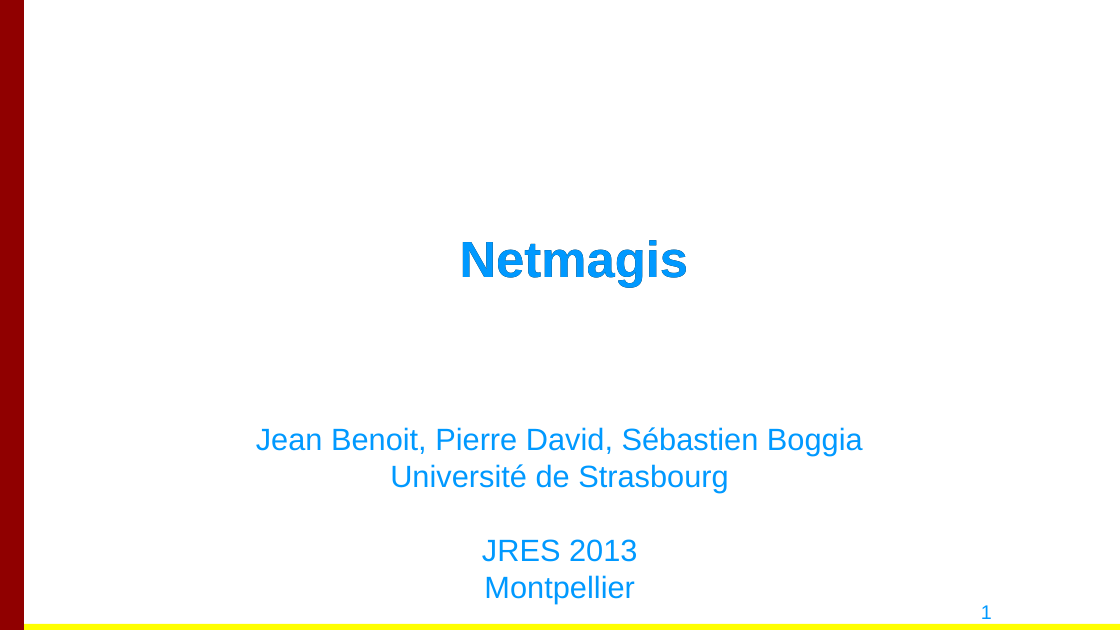
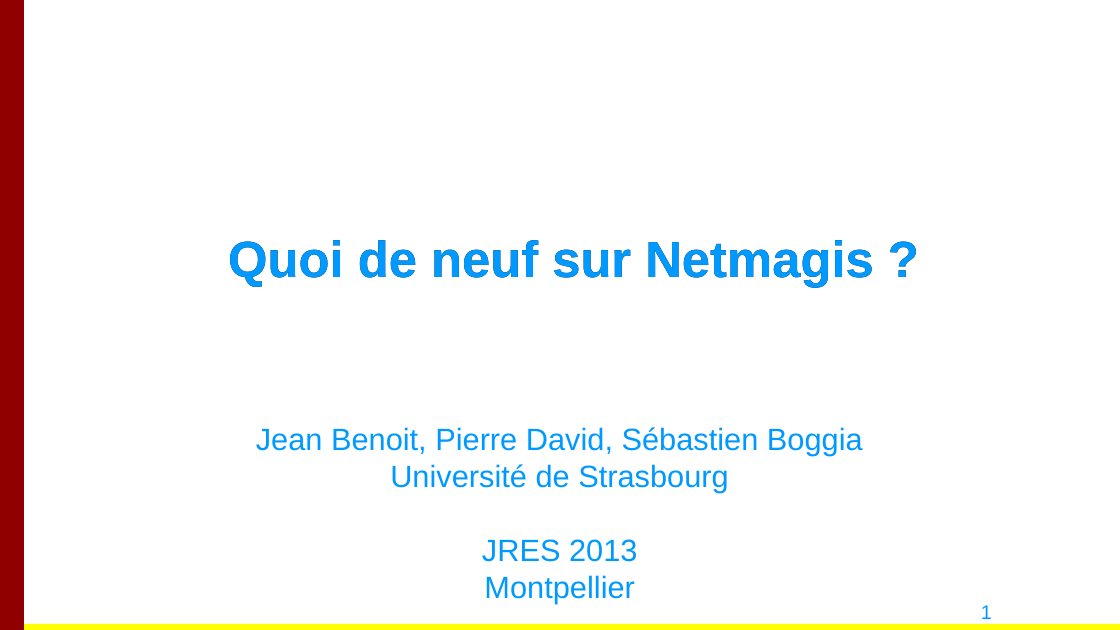
Before and after one commit to netmagis/netmagis, a slide deck: slide 1 of doc/jres/jres2013/netmagis_jres_2013.odp. Drawn at 1120x630 pixels with LibreOffice and Linux fonts; fonts in the diff are those of the drawing; background and template pictures are left out. Boxes give left, top, right and bottom in pixels: in the first picture for what was removed or moved away, otherwise in the second. Text is boxed around its words. In the diff, an @@ line names an element or a change of style, - is before the commit and + after.

Commit message:
Minor typos
- title in accordance with lightning talk title
- "m" in bold in "multiconstructeur"
- empty bullet removed

```diff
--- a/doc/jres/jres2013/netmagis_jres_2013.odp
+++ b/doc/jres/jres2013/netmagis_jres_2013.odp
@@ title at bbox=[228, 240, 874, 287]: text changed @@
-Netmagis
+Quoi de neuf sur Netmagis ?
```
Also in this commit, not shown: 1 other slide changed.
